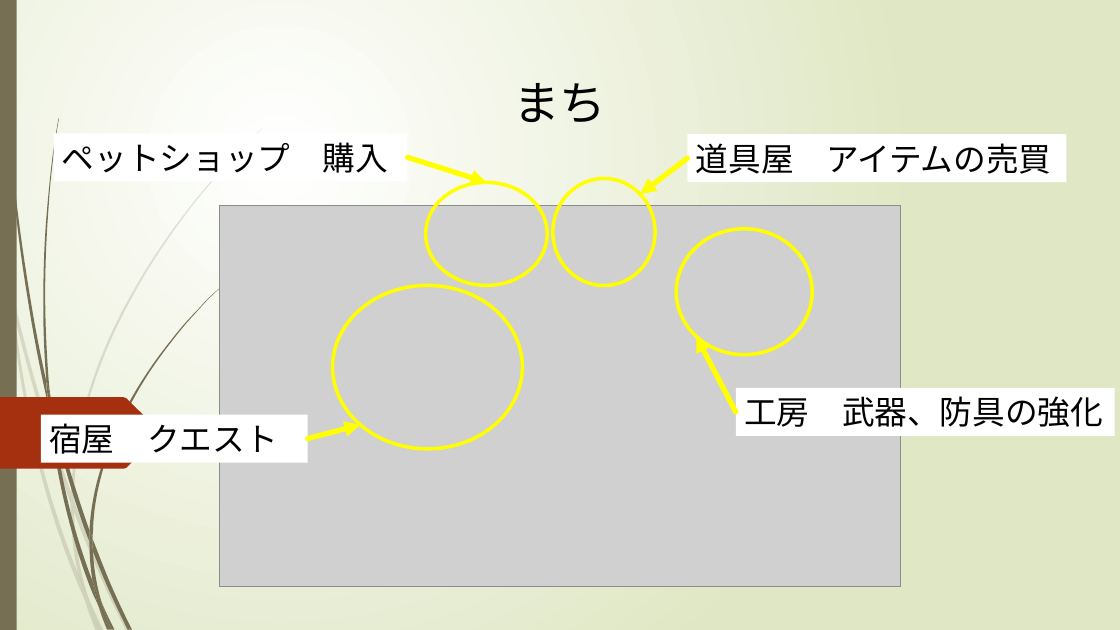
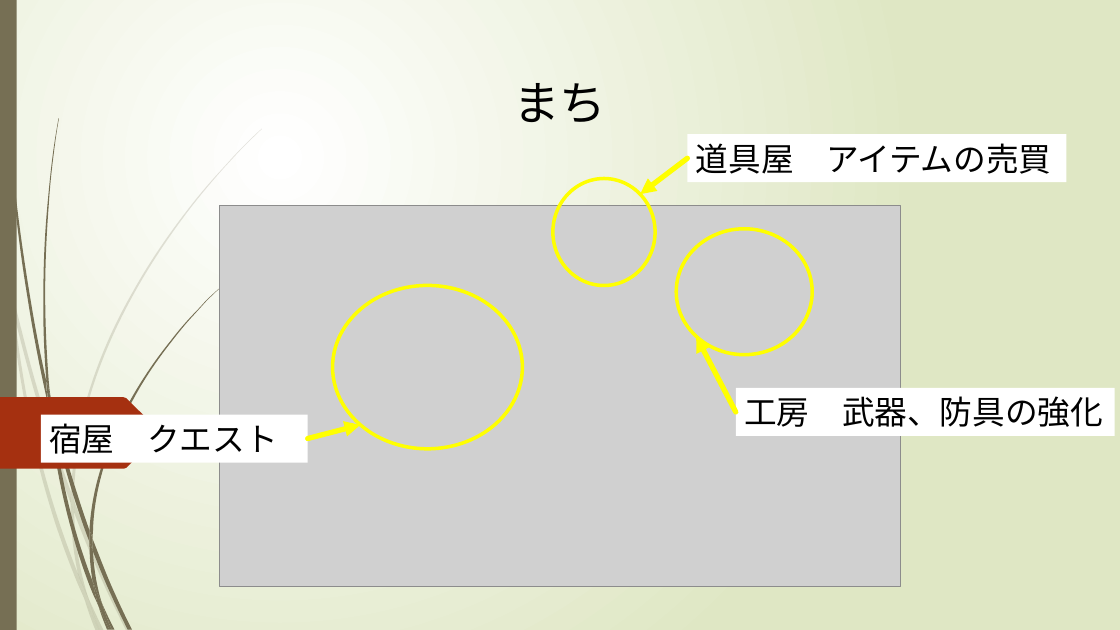
Before and after one commit to hakutojustice/sinchoku2023, a slide deck: slide 6 of Nishida/crescita.pptx (slide 4 before the commit). Drawn at 1120x630 pixels with LibreOffice and Linux fonts; fonts in the diff are those of the drawing; grey boxes stand for pictures. Boxes give left, top, right and bottom in pixels: in the first picture for what was removed or moved away, otherwise in the second. Text is boxed around its words. In the diff, an @@ line names an element or a change of style, - is before the commit and + after.

```diff
--- a/Nishida/crescita.pptx
+++ b/Nishida/crescita.pptx
@@ rectangle removed at (54,134,408,181) @@
-ペットショップ 購入
@@ arrow removed from (408, 157) to (486, 182) @@
@@ ellipse removed at (426,182,548,286) @@
```
Also in this commit, not shown: 2 other slides changed, 1 slide added, 1 slide removed, 1 other file.
